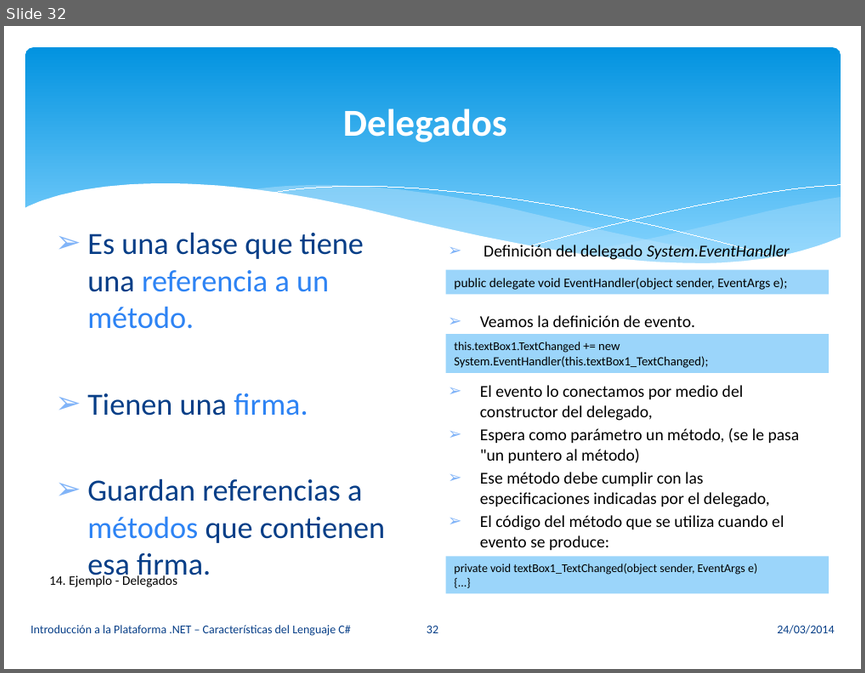
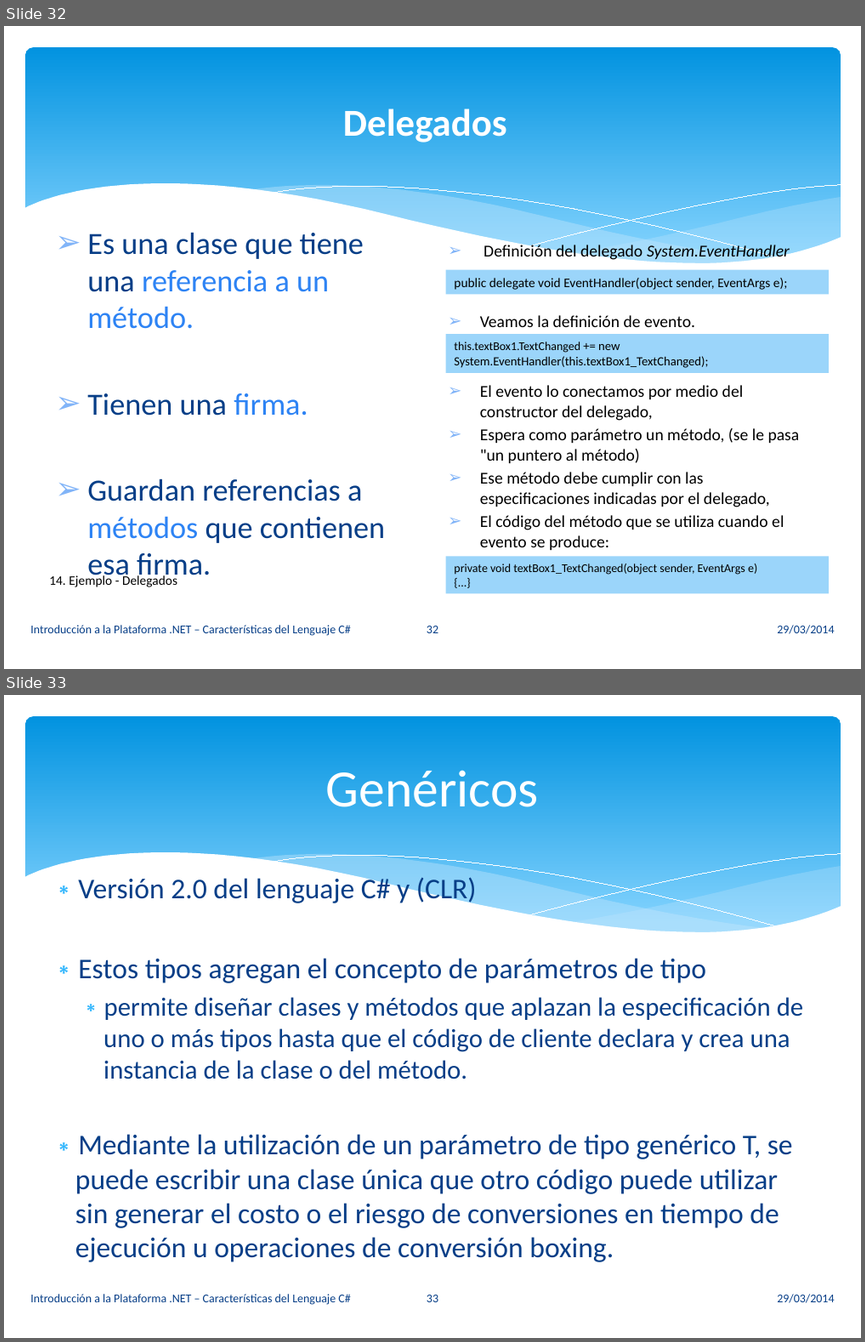
Before and after one commit to vvalotto/UADER-La-Plataforma-de-Desarrollo-.NET, a slide deck: Presentaciones/02. Características del Lenguaje C#.pptx. Shown one above the other, each under a label of ours: slide 32 before the commit, slides 32 and 33 after it. The pictures are 865x673 and 865x1342 pixels, drawn with LibreOffice and Linux fonts; fonts in the diff are those of the drawing. Boxes give left, top, right and bottom in pixels: in the first picture for what was removed or moved away, otherwise in the second. Text is boxed around its words. In the diff, an @@ line names an element or a change of style, - is before the commit and + after.

```diff
--- a/Presentaciones/02. Características del Lenguaje C#.pptx
+++ b/Presentaciones/02. Características del Lenguaje C#.pptx
@@ slide 33 added at [4, 695, 861, 1338], background #FFFFFF; not listed: 6 template elements that a slide beside it also shows @@
@@ title added at [326, 770, 539, 807], 44 pt, text #FFFFFF @@
+Genéricos
@@ text added at [75, 875, 803, 1262], 24 pt, text #073E87 @@
+∗ Versión 2.0 del lenguaje C# y (CLR)
+∗ Estos tipos agregan el concepto de parámetros de tipo
+  ∗ permite diseñar clases y métodos que aplazan la especificación de uno o más tipos hasta que el código de cliente declara y crea una instancia de la clase o del método.
+∗ Mediante la utilización de un parámetro de tipo genérico T, se puede escribir una clase única que otro código puede utilizar sin generar el costo o el riesgo de conversiones en tiempo de ejecución u operaciones de conversión boxing.
@@ text added at [30, 1293, 350, 1304], 10 pt, text #073E87 @@
+Introducción a la Plataforma .NET – Características del Lenguaje C#
@@ page number added at [426, 1294, 438, 1302], 10 pt, text #073E87 @@
+33
@@ text added at [777, 1293, 834, 1303], 10 pt, text #073E87 @@
+29/03/2014
@@ slide 32 changed as well @@
@@ text at [777, 624, 834, 634]: text changed @@
-24/03/2014
+29/03/2014
```
Also in this commit, not shown: 31 other slides changed, 1 other slide added, 3 other files.
